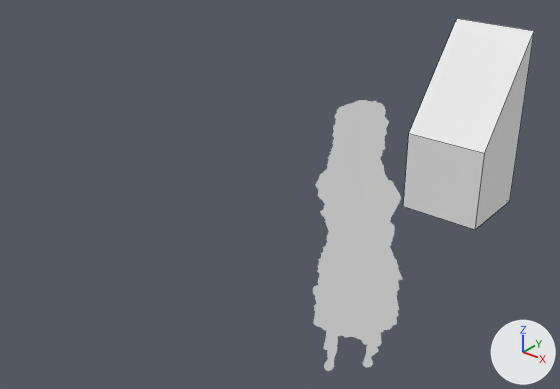
One commit to the Blender file Neglinnaya_14str1A.blend: the scene before it, then after it.
One viewpoint serves both versions: a 50 mm lens placed at (7.64, -12.53, 7.94), pointed at (-1.53, -1.06, 0.83). Every picture has the same lights, and +X, +Y and +Z are marked at lower right. The picture after the commit comes second. Mesh edges are drawn as thin lines on the coarser meshes.

In view in the first picture: 'Cube', 'SM_Rozhdestvensky_Boulevard_21s1.1307'.
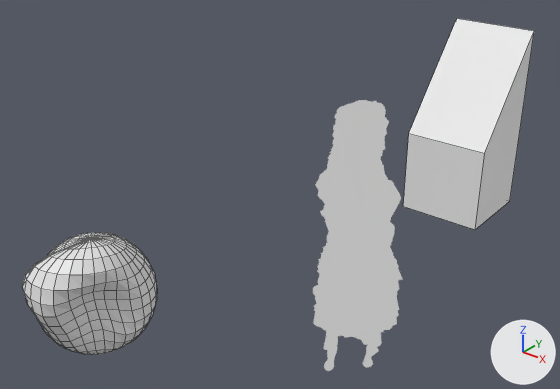
Edits to the bpy script that builds the scene:
```text
Add me_sphere:
    me_sphere.from_pydata(...)  # 482 vertices, 512 faces; spans x -1.0..0.93, y -1.2..1.0, z -1.0..1.13
Add ob_sphere:
    ob_sphere = bpy.data.objects.new('Sphere', me_sphere)
    ob_sphere.location = (-1.48, -5.98, 0.91)
```

Where the change shows, as pixel boxes [x1, y1, x2, y2] in the pictures (560 x 389 px):
'Sphere', added
    after: [22, 232, 157, 355]
